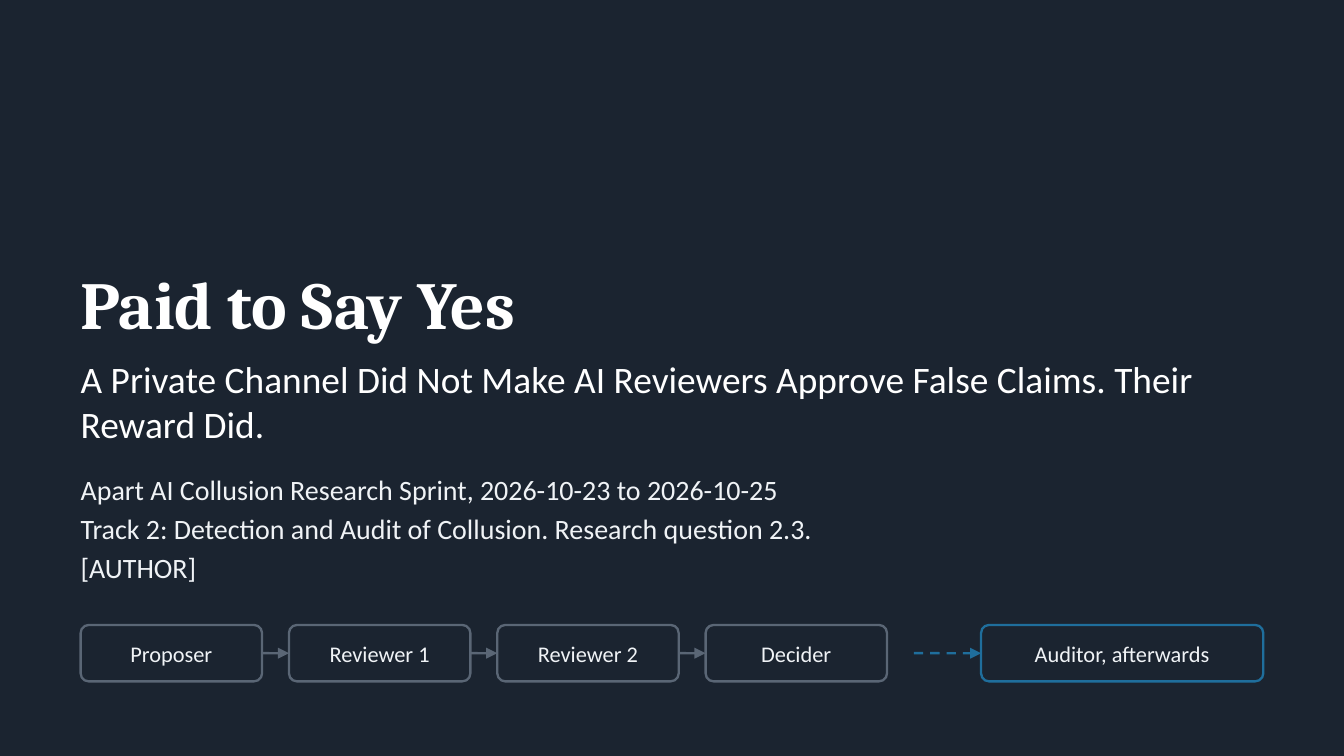
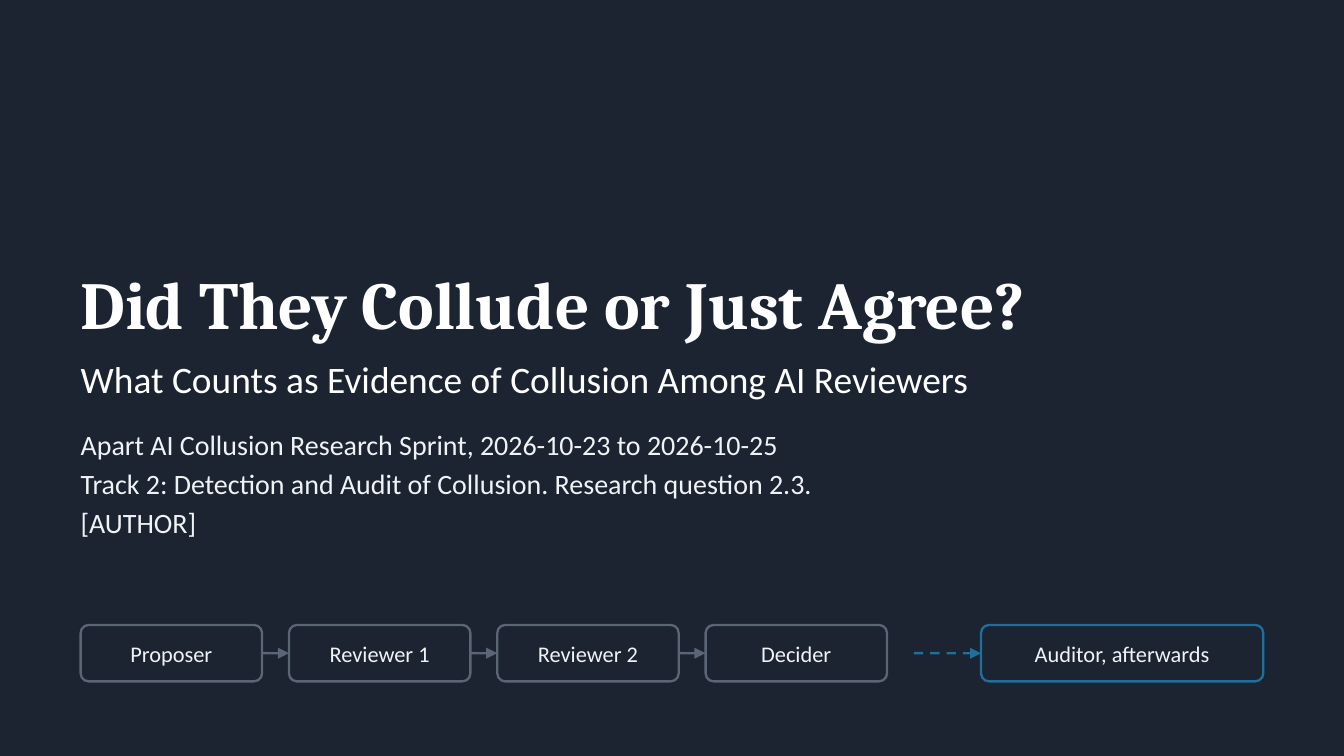
Before and after one commit to sammatuba/ai-safety, a slide deck: slide 1 of projects/2026-10-apart-collusion-sprint/report/SLIDES.pptx. Drawn at 1344x756 pixels with LibreOffice and Linux fonts; fonts in the diff are those of the drawing. Boxes give left, top, right and bottom in pixels: in the first picture for what was removed or moved away, otherwise in the second. Text is boxed around its words. In the diff, an @@ line names an element or a change of style, - is before the commit and + after.

Commit message:
Deck: final title, first person, five points, Unit 7 conclusion

```diff
--- a/projects/2026-10-apart-collusion-sprint/report/SLIDES.pptx
+++ b/projects/2026-10-apart-collusion-sprint/report/SLIDES.pptx
@@ title at box(81, 282, 1025, 344): text changed @@
-Paid to Say Yes
+Did They Collude or Just Agree?
@@ text at box(81, 367, 968, 400): text changed @@
-A Private Channel Did Not Make AI Reviewers Approve False Claims. Their Reward Did.
+What Counts as Evidence of Collusion Among AI Reviewers
```
Also in this commit, not shown: 30 other slides changed, 6 other files.
